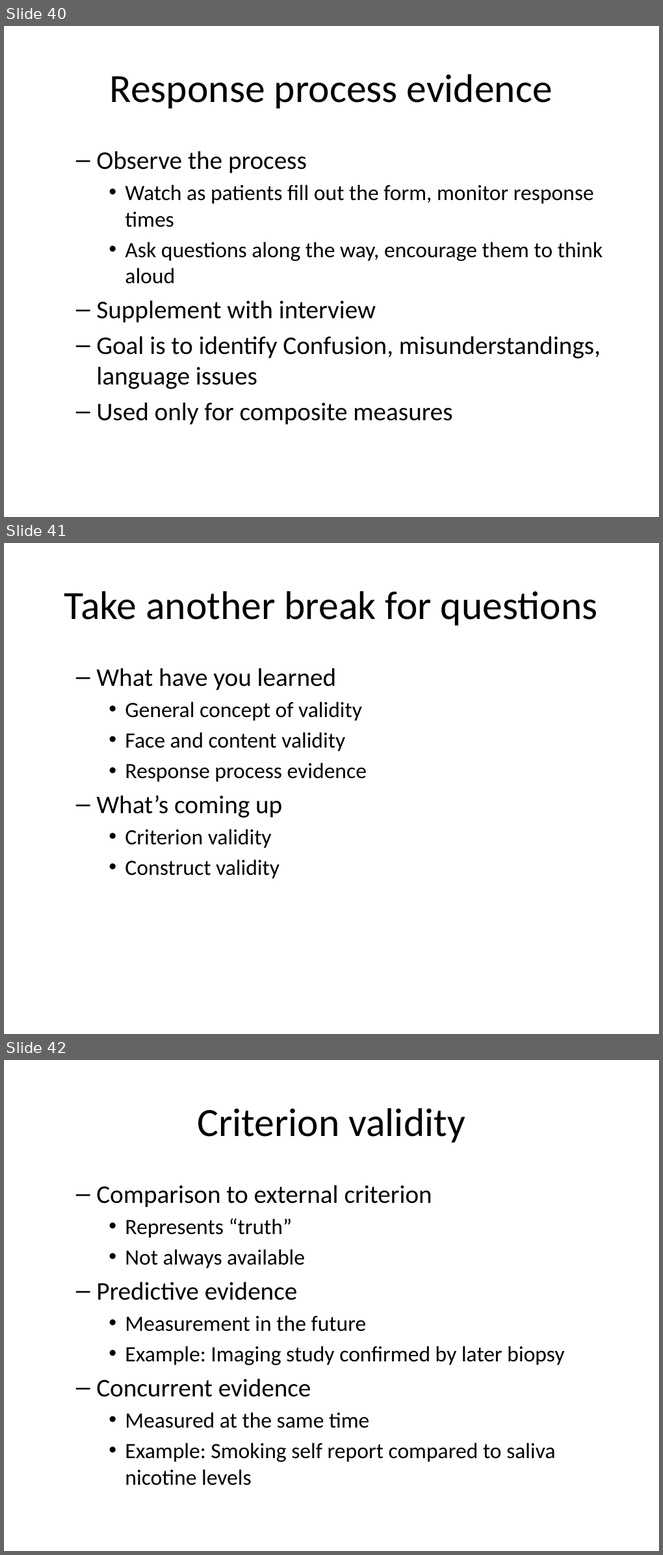
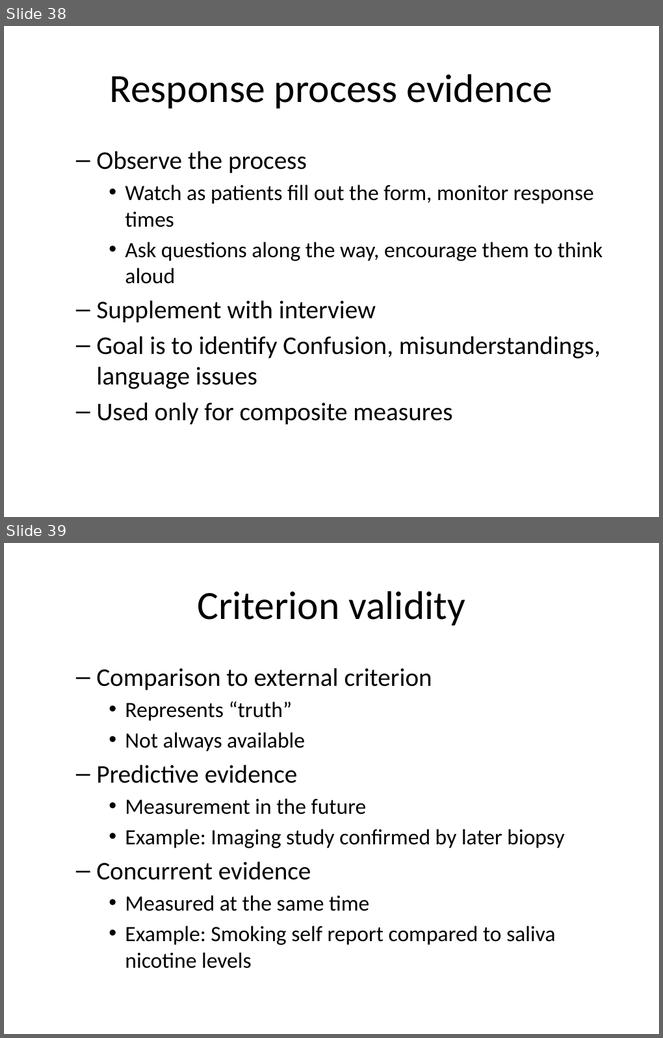
Before and after one commit to pmean/reliability-and-validity, a slide deck: src/rav.pptx. Shown one above the other, each under a label of ours: slides 40, 41 and 42 before the commit, slides 38 and 39 after it. The pictures are 663x1555 and 663x1038 pixels, drawn with LibreOffice and Linux fonts; fonts in the diff are those of the drawing. Boxes give left, top, right and bottom in pixels: in the first picture for what was removed or moved away, otherwise in the second. Text is boxed around its words. In the diff, an @@ line names an element or a change of style, - is before the commit and + after.

```diff
--- a/src/rav.pptx
+++ b/src/rav.pptx
@@ slide 41 removed at bbox=[4, 543, 659, 1034], background #FFFFFF @@
@@ title removed at bbox=[64, 591, 598, 626] @@
-Take another break for questions
@@ text removed at bbox=[96, 668, 367, 879] @@
-  – What have you learned
-    • General concept of validity
-    • Face and content validity
-    • Response process evidence
-  – What’s coming up
-    • Criterion validity
-    • Construct validity
@@ what was slide 40 is now slide 38 @@
@@ what was slide 42 is now slide 39 @@
```
Also in this commit, not shown: 6 slides changed, 1 slide added, 2 other slides removed, 1 other file.
